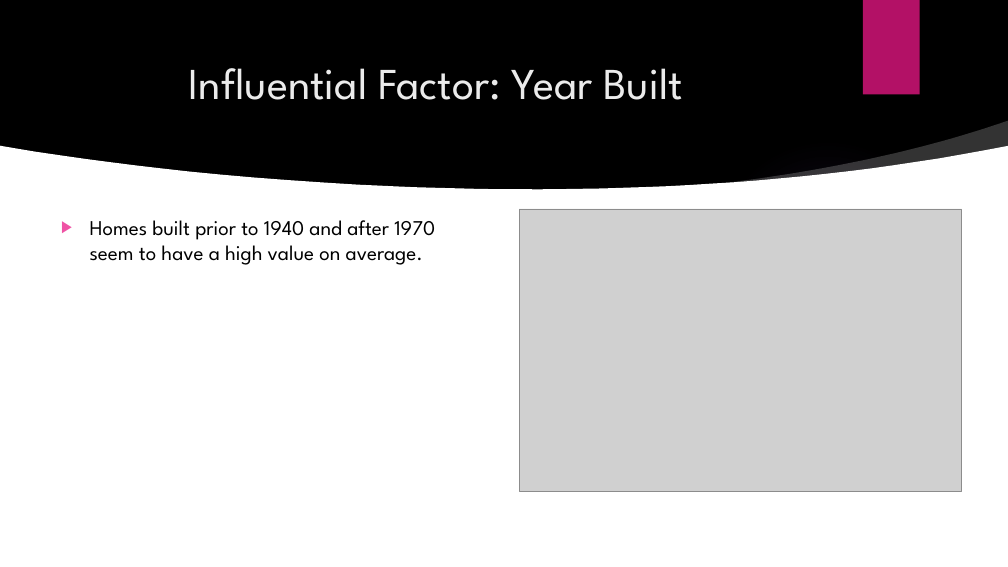
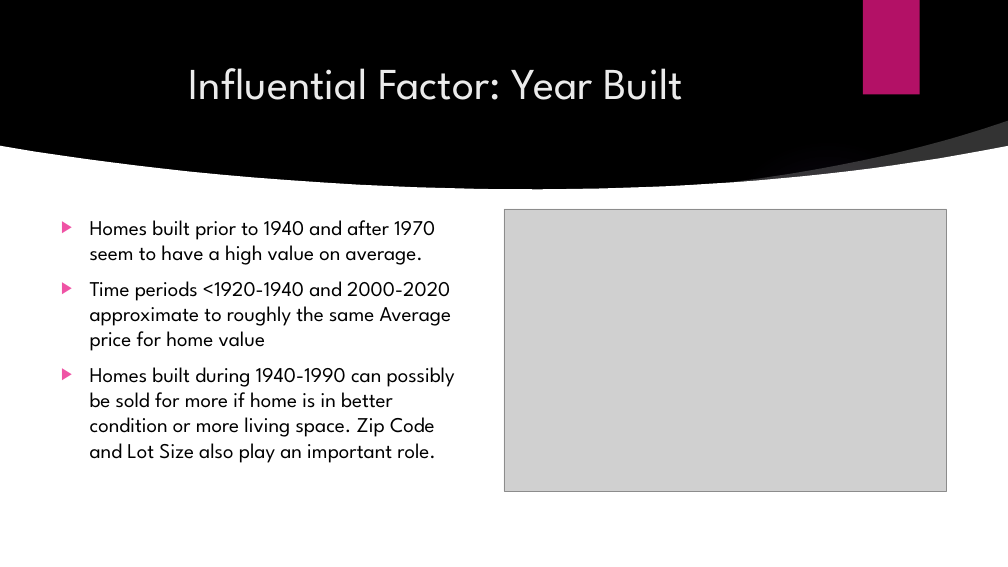
Before and after one commit to Jthomas3425/DSLabsv2, a slide deck: slide 3 of Projects/Mod 1 Final Project/presentation.pptx. Drawn at 1008x567 pixels with LibreOffice and Linux fonts; fonts in the diff are those of the drawing; grey boxes stand for pictures; background and template pictures are left out. Boxes give left, top, right and bottom in pixels: in the first picture for what was removed or moved away, otherwise in the second. Text is boxed around its words. In the diff, an @@ line names an element or a change of style, - is before the commit and + after.

```diff
--- a/Projects/Mod 1 Final Project/presentation.pptx
+++ b/Projects/Mod 1 Final Project/presentation.pptx
@@ picture: place and size @@
-picture at bbox=[520, 209, 962, 491]
+picture at bbox=[504, 209, 947, 491]
@@ text at bbox=[90, 281, 455, 463]: paragraphs added @@
+▶ Time periods <1920-1940 and 2000-2020 approximate to roughly the same Average price for home value
+▶ Homes built during 1940-1990 can possibly be sold for more if home is in better condition or more living space. Zip Code and Lot Size also play an important role.
```
Also in this commit, not shown: 3 other slides changed, 1 slide added, 1 slide removed, 1 other file.
